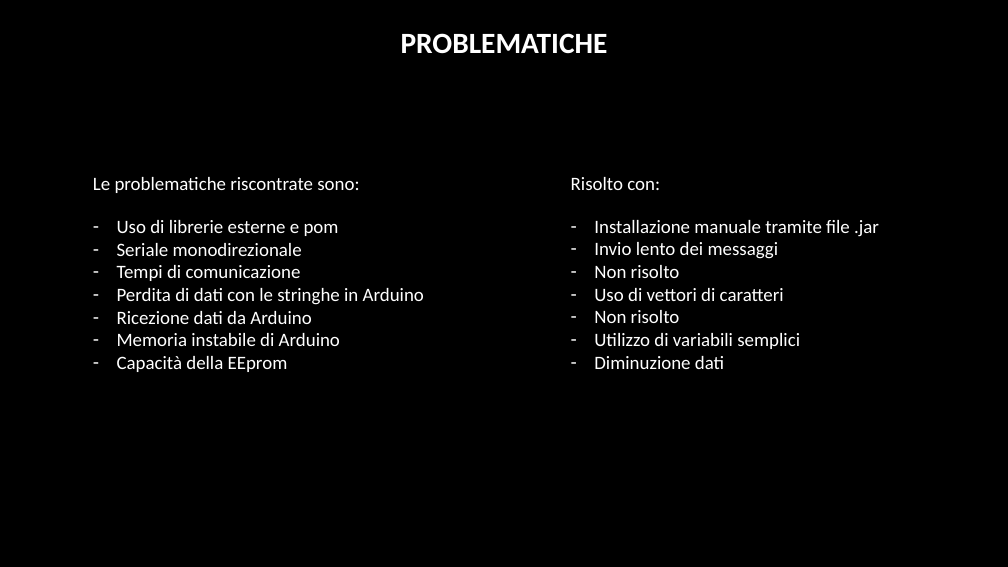
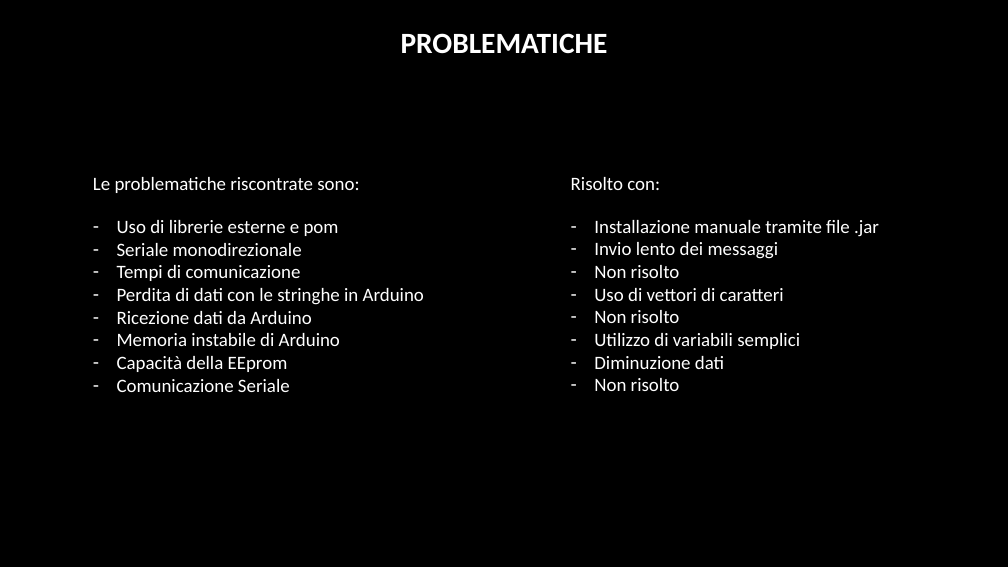
Before and after one commit to lucacatt/Tabacchi24h, a slide deck: slide 10 of progetto.pptx. Drawn at 1008x567 pixels with LibreOffice and Linux fonts; fonts in the diff are those of the drawing. Boxes give left, top, right and bottom in pixels: in the first picture for what was removed or moved away, otherwise in the second. Text is boxed around its words. In the diff, an @@ line names an element or a change of style, - is before the commit and + after.

```diff
--- a/progetto.pptx
+++ b/progetto.pptx
@@ text at box(117, 379, 290, 392): paragraph added @@
+– Comunicazione Seriale
@@ text at box(594, 378, 680, 391): paragraph added @@
+– Non risolto
```
Also in this commit, not shown: 1 other file.
